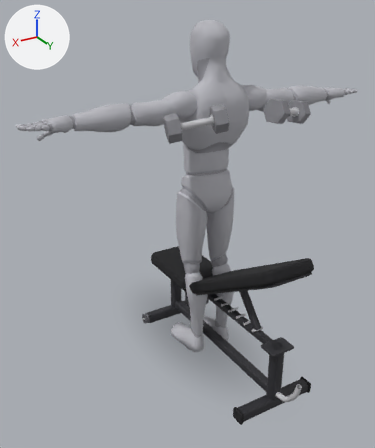
An edit to the glTF model app/src/main/assets/mannequins/db_incline_press_30.glb, drawn before and after from the same camera.
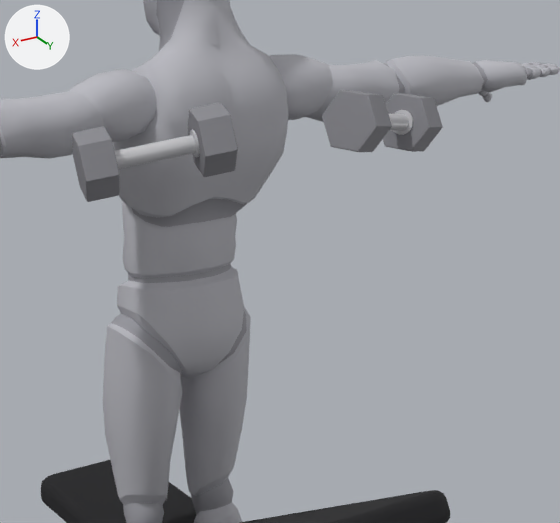
Each version appears first whole from a 50 mm lens placed at (1.459, 2.228, 1.914), pointed at (0.086, -0.062, 0.769), and next in a close-up on the part from 36% to 95% of the width and 14% to 61% of the height. The lights are fixed; the arrows at upper left show +X, +Y and +Z. The older version's two pictures come first. Where no turn or scale is listed for an object, it has been applied to the vertices.

Objects in the first close-up: 'bench_1', 'bench_back_pad', 'body', 'body_1', 'dumbbell_l_0', 'dumbbell_l_2', 'dumbbell_l_4', 'dumbbell_r_2', 'dumbbell_r_4' and 3 more.
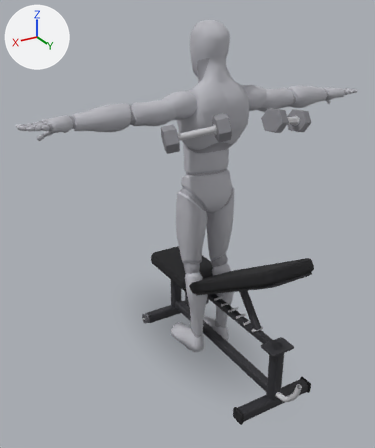
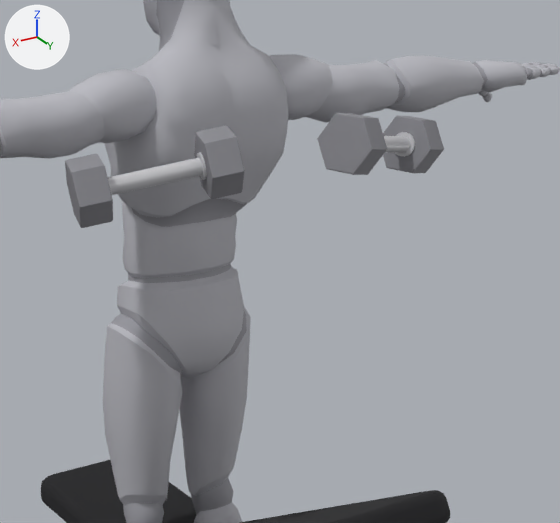
ob_dumbbell_r is not drawn itself; it is the parent of ob_dumbbell_r_0, ob_dumbbell_r_1, ob_dumbbell_r_2, ob_dumbbell_r_3, ob_dumbbell_r_4.
ob_dumbbell_l is not drawn itself; it is the parent of ob_dumbbell_l_0, ob_dumbbell_l_1, ob_dumbbell_l_2, ob_dumbbell_l_3, ob_dumbbell_l_4.

Pixel boxes (x1, y1, x2, y2) of what changed, in the close-ups (560 x 523 px):
'dumbbell_r_4', moved
    before: (322, 90, 392, 152)
    after: (317, 113, 387, 175)
'dumbbell_l_2', moved, turned
    before: (72, 127, 120, 202)
    after: (65, 154, 113, 228)
'dumbbell_l_4', moved, turned
    before: (188, 103, 238, 177)
    after: (194, 126, 245, 199)
'dumbbell_r_2', moved
    before: (383, 93, 443, 152)
    after: (383, 115, 444, 173)
'dumbbell_l_0', moved, turned
    before: (115, 135, 196, 169)
    after: (108, 158, 203, 195)
'dumbbell_r_0', moved
    before: (389, 114, 409, 130)
    after: (384, 136, 410, 152)
'dumbbell_r_1', moved
    before: (393, 110, 413, 135)
    after: (395, 132, 415, 157)
'dumbbell_l_3', moved, turned
    before: (190, 130, 200, 157)
    after: (197, 152, 207, 180)

Patch to the scene script:
```diff
--- a/app/src/main/assets/mannequins/db_incline_press_30.glb.py
+++ b/app/src/main/assets/mannequins/db_incline_press_30.glb.py
@@ ob_dumbbell_r @@
 ob_dumbbell_r.parent = ob_dumbbells
-ob_dumbbell_r.location = (-0.261, 0.304, 1.419)
+ob_dumbbell_r.location = (-0.261, 0.305, 1.376)
 ob_dumbbell_r.rotation_euler = (-0.0275, -0.16, 0.34)  # degrees (-1.6, -9.2, 19)
@@ ob_dumbbell_r_2 @@
 ob_dumbbell_r_2.parent = ob_dumbbell_r
-ob_dumbbell_r_2.location = (-0.105, 0.0, 0.0)
+ob_dumbbell_r_2.location = (-0.118, 0.0, 0.0)
@@ ob_dumbbell_r_4 @@
 ob_dumbbell_r_4.parent = ob_dumbbell_r
-ob_dumbbell_r_4.location = (0.105, 0.0, 0.0)
+ob_dumbbell_r_4.location = (0.118, 0.0, 0.0)
@@ ob_dumbbell_l @@
 ob_dumbbell_l.parent = ob_dumbbells
-ob_dumbbell_l.location = (0.261, 0.304, 1.419)
-ob_dumbbell_l.rotation_euler = (-0.875, -0.16, 2.802)  # degrees (-50, -9.2, 161)
+ob_dumbbell_l.location = (0.261, 0.305, 1.376)
+ob_dumbbell_l.rotation_euler = (-0.915, -0.167, 2.804)  # degrees (-52, -9.6, 161)
@@ ob_dumbbell_l_2 @@
 ob_dumbbell_l_2.parent = ob_dumbbell_l
-ob_dumbbell_l_2.location = (-0.105, 0.0, 0.0)
+ob_dumbbell_l_2.location = (-0.118, 0.0, 0.0)
@@ ob_dumbbell_l_4 @@
 ob_dumbbell_l_4.parent = ob_dumbbell_l
-ob_dumbbell_l_4.location = (0.105, 0.0, 0.0)
+ob_dumbbell_l_4.location = (0.118, 0.0, 0.0)
```
